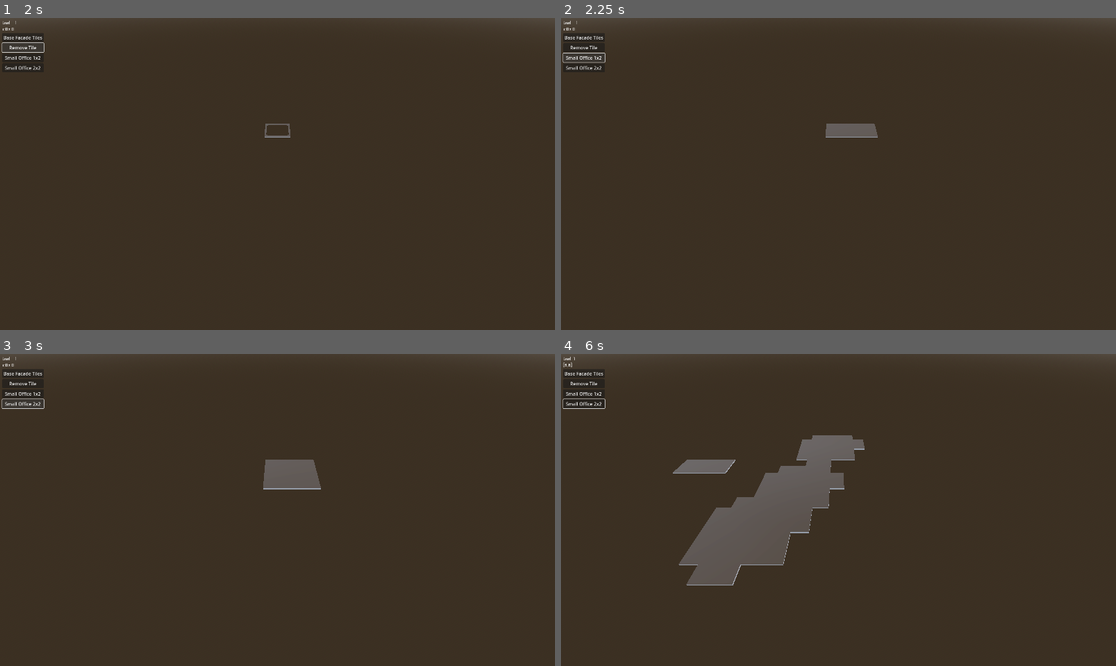
Above: before the commit, frames 1-4 (two rows, left to right).
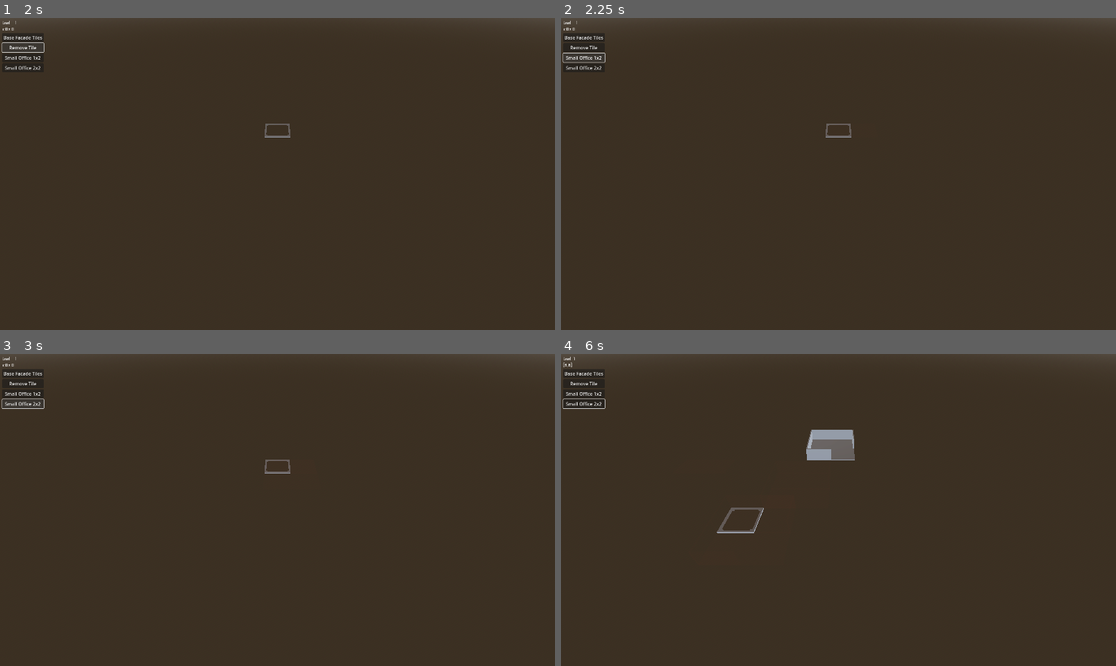
Above: after the commit, the same moments.

Repository: newnoiseworks/TowerStory
Game: Godot game, scene res://Scenes/building/building.tscn
Same seed, same stepped clock (60 frames per second), same inputs: the game is played once before the commit and once after it.
Inputs (mouse positions are in pixels of both pictures, inside the frame that each line leads up to):
- Up to frame 1 (2 s): click "Base Facade Tiles" at 0.5 s; click "Remove Tile" at 1.25 s
- Up to frame 2 (2.25 s): click "Small Office 1x2" at 2 s
- Up to frame 3 (3 s): click "Small Office 2x2" at 2.75 s
- Up to frame 4 (6 s): tap Enter at 3.5 s; move the mouse to (960, 494) at 3.52 s; hold D (move_right) 3.53-4.25 s; hold F (facade_swap) 3.53-4.25 s; click (960, 494) at 3.67 s; drag from (727, 525) to (810, 572) at 4.27 s; tap Space at 5 s; move the mouse to (894, 441) at 5.02 s; hold D (move_right) 5.03-5.75 s; hold Middle mouse button (third_button) 5.03-5.75 s; drag from (810, 572) to (672, 463) at 5.77 s

Frame 1 is identical in both runs. In frame 2, 0.3% of the frame differs, in the area x 47-58%, y 33-39%; in frame 3, 0.9%; in frame 4, 6.7%, in the area x 20-55%, y 24-75%.
Error before the commit: Invalid assignment of property or key 'material_override' with value of type 'ShaderMaterial' on a base object of type 'null instance'. (res://scenes/floor/bot…

Commit message:
adjusts cube003 to cube_003

Diff:
--- a/Scenes/camera_gimbal/camera_gimbal.tscn
+++ b/Scenes/camera_gimbal/camera_gimbal.tscn
@@ -1,23 +1,21 @@
-[gd_scene load_steps=2 format=2]
+[gd_scene load_steps=2 format=3 uid="uid://cjv8e2swwmjt1"]
 
-[ext_resource path="res://scenes/camera_gimbal/camera_gimbal.gd" type="Script" id=1]
+[ext_resource type="Script" path="res://scenes/camera_gimbal/camera_gimbal.gd" id="1"]
 
 [node name="camera_gimbal" type="Node3D"]
-transform = Transform3D( 1, 0, 0, 0, 1, 0, 0, 0, 1, 0, 4.59013, -0.145342 )
-script = ExtResource( 1 )
+transform = Transform3D(1, 0, 0, 0, 1, 0, 0, 0, 1, 0, 4.59013, -0.145342)
+script = ExtResource("1")
 
 [node name="inner_gimbal" type="Node3D" parent="."]
-transform = Transform3D( 1, 0, 0, 0, 0.88003, 0.474918, 0, -0.474918, 0.88003, 0, 0, 1.90735e-06 )
+transform = Transform3D(1, 0, 0, 0, 0.88003, 0.474918, 0, -0.474918, 0.88003, 0, 0, 1.90735e-06)
 
 [node name="Camera3D" type="Camera3D" parent="inner_gimbal"]
-transform = Transform3D( 1, 0, 0, 0, 0.969757, 0.244072, 0, -0.244072, 0.969757, 0, -2.91168, 14.7055 )
+transform = Transform3D(1, 0, 0, 0, 0.969757, 0.244072, 0, -0.244072, 0.969757, 0, -2.91168, 14.7055)
 current = true
 
 [node name="DirectionalLight3D" type="DirectionalLight3D" parent="inner_gimbal"]
-transform = Transform3D( 1, 0, 0, 0, 0.819152, 0.573577, 0, -0.573577, 0.819152, 10.7135, 8.6347, 17.2868 )
-light_color = Color( 0.913725, 0.494118, 0.184314, 1 )
-light_energy = 6.675
-light_indirect_energy = 0.379
-light_size = 0.045
-light_specular = 1.7
-light_bake_mode = 2
+transform = Transform3D(1, -5.48843e-16, 2.8571e-16, 2.85709e-16, 0.819152, 0.573577, -5.48843e-16, -0.573577, 0.819152, 10.7135, 8.6347, 17.2868)
+light_color = Color(0.913725, 0.494118, 0.184314, 1)
+light_energy = 9.665
+light_indirect_energy = 2.803
+light_angular_distance = 0.045
--- a/Scenes/ceiling.tscn
+++ b/Scenes/ceiling.tscn
@@ -4,5 +4,5 @@
 
 [node name="wall" instance=ExtResource( 1 )]
 
-[node name="Cube003" parent="." index="0"]
+[node name="Cube_003" parent="." index="0"]
 transform = Transform3D( -1, -3.0571e-16, -8.74228e-08, 0, -0.04, 8.74228e-08, -8.74228e-08, 3.49691e-09, 1, 0, 1, 0 )
--- a/Scenes/floor/bottom_floor_piece.gd
+++ b/Scenes/floor/bottom_floor_piece.gd
@@ -7,20 +7,20 @@
 
 func set_transparent():
 	is_transparent = true
-	var cube: MeshInstance3D = find_child("Cube003")
-	cube.material_override = transparent_material
+	var cube: MeshInstance3D = find_child("Cube_003")
+	cube.set_material_override(transparent_material)
 
 	for x in range(4):
-		find_child("wall%s" % x).find_child("Cube003").material_override = transparent_material
+		find_child("wall%s" % x).find_child("Cube_003").set_material_override(transparent_material)
 
 
 func set_opaque():
 	is_transparent = false
-	var cube: MeshInstance3D = find_child("Cube003")
+	var cube: MeshInstance3D = find_child("Cube_003")
 	cube.material_override = null
 
 	for x in range(4):
-		find_child("wall%s" % x).find_child("Cube003").material_override = null
+		find_child("wall%s" % x).find_child("Cube_003").material_override = null
 
 
 func add_wall_at_edge(x: int):
--- a/Scenes/floor/test_bottom_floor_piece.gd
+++ b/Scenes/floor/test_bottom_floor_piece.gd
@@ -13,12 +13,12 @@
 
 
 	func test_set_transparent():
-		assert_null(test_piece.find_child("Cube003").material_override, "material_override is set to null on the cube itself to begin")
+		assert_null(test_piece.find_child("Cube_003").material_override, "material_override is set to null on the cube itself to begin")
 
 		test_piece.set_transparent()
 
-		assert_eq(test_piece.find_child("Cube003").material_override, test_piece.transparent_material, "material_override is set to transparent after set_transparent is called")
-		assert_eq(test_piece.get_node("wall1/Cube003").material_override, test_piece.transparent_material, "material_override is set to transparent after set_transparent is called on the walls")
+		assert_eq(test_piece.find_child("Cube_003").material_override, test_piece.transparent_material, "material_override is set to transparent after set_transparent is called")
+		assert_eq(test_piece.get_node("wall1/Cube_003").material_override, test_piece.transparent_material, "material_override is set to transparent after set_transparent is called on the walls")
 
 
 	func test_set_opaque():
@@ -26,8 +26,8 @@
 
 		test_piece.set_opaque()
 
-		assert_null(test_piece.find_child("Cube003").material_override, "material_override is set to null after set_opaque is called")
-		assert_null(test_piece.get_node("wall1/Cube003").material_override, "material_override is set to null after set_opaque is called on the walls")
+		assert_null(test_piece.find_child("Cube_003").material_override, "material_override is set to null after set_opaque is called")
+		assert_null(test_piece.get_node("wall1/Cube_003").material_override, "material_override is set to null after set_opaque is called on the walls")
 
 
 	func test_add_wall_at_edge():
--- a/Scenes/mouse_select.tscn
+++ b/Scenes/mouse_select.tscn
@@ -12,6 +12,6 @@
 
 [node name="mouseSelect" instance=ExtResource( 1 )]
 
-[node name="Cube003" parent="." index="0"]
+[node name="Cube_003" parent="." index="0"]
 skin = SubResource( 1 )
 material/0 = SubResource( 3 )
--- a/Scenes/wall.tscn
+++ b/Scenes/wall.tscn
@@ -4,5 +4,5 @@
 
 [node name="wall" instance=ExtResource( 1 )]
 
-[node name="Cube003" parent="." index="0"]
+[node name="Cube_003" parent="." index="0"]
 transform = Transform3D( 1, -6.03983e-09, 3.30012e-15, 0, 1.74846e-09, 0.5, 1.50996e-07, 0.04, -2.18557e-08, 0, 0.5, 0 )
